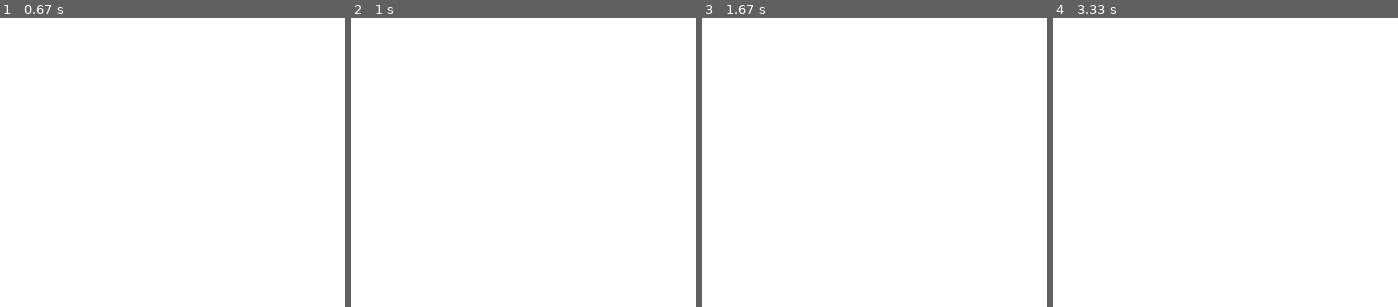
Above: before the commit, frames 1-4 (left to right).
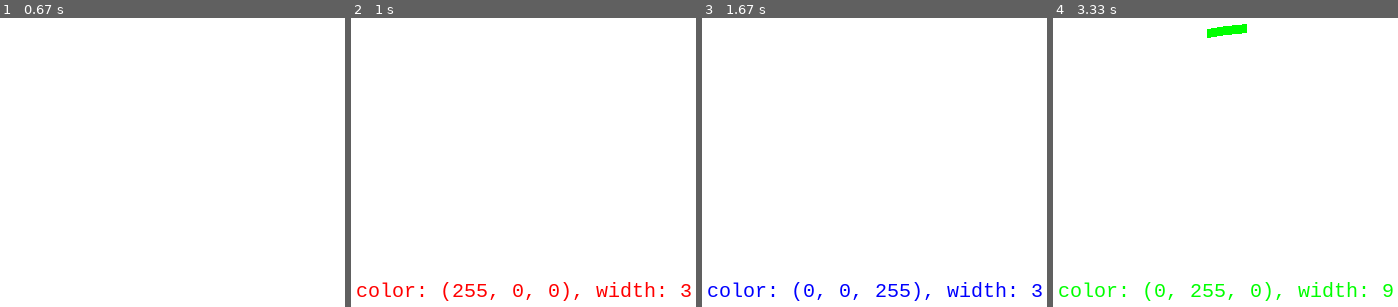
Above: after the commit, the same moments.

Repository: Mannotcool/ICS3U1
Game: pygame game, started from 4-7 pyPaint!/main.py
Two runs of this game, one before a commit and one after it. Both use one fixed random seed, a clock stepped at 60 frames per second and the inputs below.
Inputs (mouse positions are in pixels of both pictures, inside the frame that each line leads up to):
- Up to frame 1 (0.67 s): hold W from 0.33 s (still down); move the mouse to (0, 90) at 0.37 s
- Up to frame 2 (1 s): release W at 0.8 s; hold R from 0.83 s (still down); hold S from 0.83 s (still down); tap G at 0.98 s
- Up to frame 3 (1.67 s): release R at 1.13 s; release S at 1.13 s; hold L 1.17-1.47 s; hold S 1.17-1.47 s; tap B at 1.32 s; hold S from 1.5 s (still down); tap 1 at 1.65 s
- Up to frame 4 (3.33 s): release S at 1.8 s; hold W 1.83-2.2 s; tap G at 1.98 s; tap 2 at 2.23 s; tap 9 at 2.57 s; press the mouse at (1208, 32) at 2.93 s; move the mouse to (1225, 29) at 3.03 s; release the mouse at (1246, 26) at 3.17 s; hold S from 3.23 s (still down)

Frame 1 is identical in both runs. In frame 2, 1.3% of the frame differs, in the area x 1-99%, y 91-98%; in frame 3, 1.3%; in frame 4, 1.7%, in the area x 1-99%, y 2-98%.

Commit message:
4-7 pypaint

Diff:
--- a/4-7/main.py
+++ b/4-7 pyPaint!/main.py
@@ -70,6 +70,42 @@
                     pygame.draw.line(background, drawColor, lineStart, lineEnd, lineWidth)
                 lineStart = lineEnd
             elif event.type == pygame.KEYDOWN:
+                # check for r g b and change color
+                if event.key == pygame.K_r:
+                    drawColor = (255, 0, 0)
+                elif event.key == pygame.K_g:
+                    drawColor = (0, 255, 0)
+                elif event.key == pygame.K_b:
+                    drawColor = (0, 0, 255)
+
+                # check for 1-9 and change line width
+                elif event.key == pygame.K_1:
+                    lineWidth = 1
+                elif event.key == pygame.K_2:
+                    lineWidth = 2
+                elif event.key == pygame.K_3:
+                    lineWidth = 3
+                elif event.key == pygame.K_4:
+                    lineWidth = 4
+                elif event.key == pygame.K_5:
+                    lineWidth = 5
+                elif event.key == pygame.K_6:
+                    lineWidth = 6
+                elif event.key == pygame.K_7:
+                    lineWidth = 7
+                elif event.key == pygame.K_8:
+                    lineWidth = 8
+                elif event.key == pygame.K_9:
+                    lineWidth = 9
+
+                # check for s and save image
+                elif event.key == pygame.K_s:
+                    pygame.image.save(background, "painting.png")
+                elif event.key == pygame.K_l:
+                    background = pygame.image.load("painting.png")
+                    background = background.convert()
+
+
                 if event.key == pygame.K_q:
                     #quit
                     keepGoing = False
